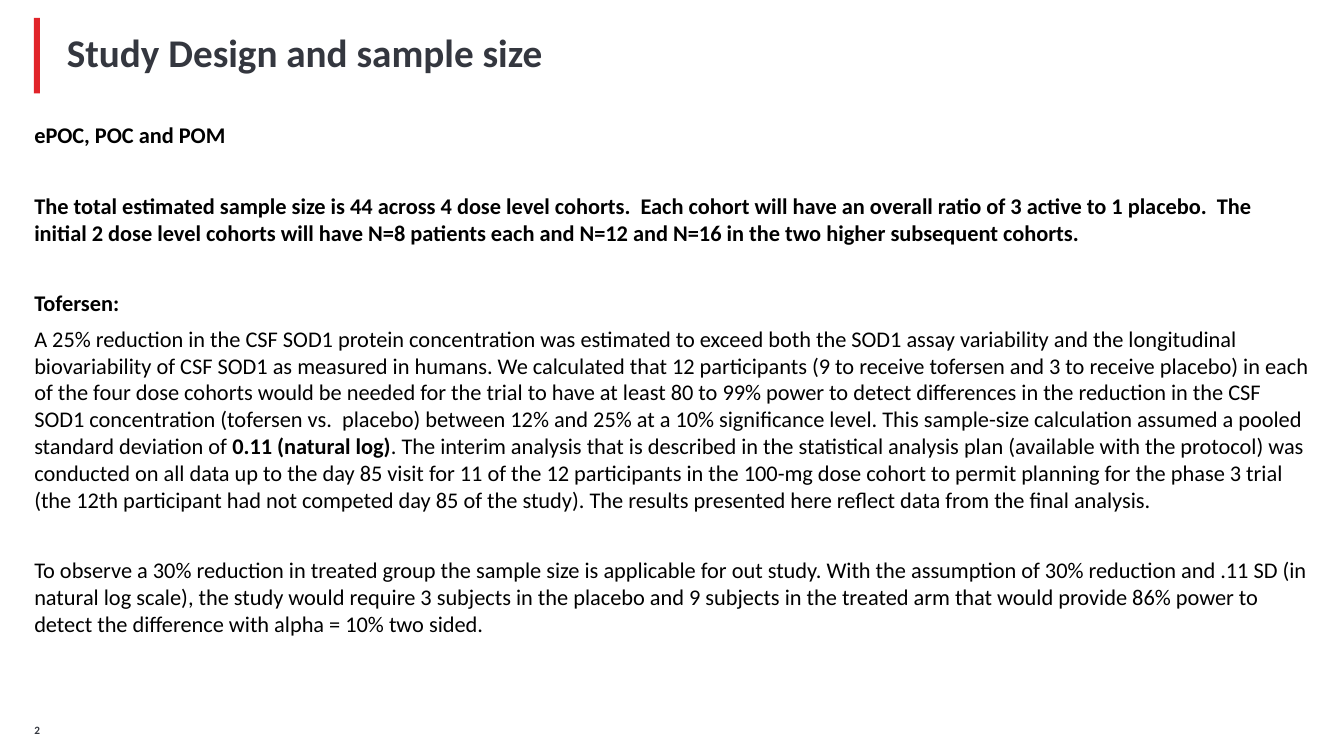
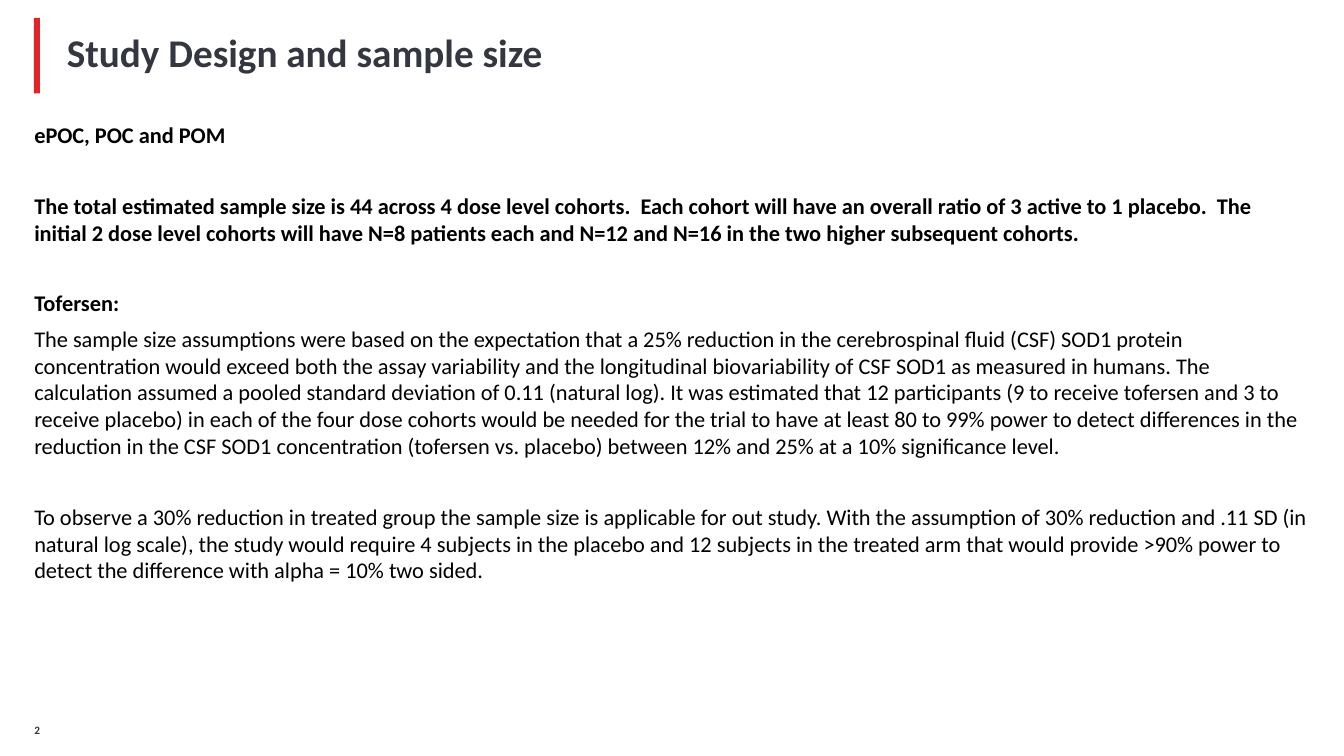
Before and after one commit to YushufSharker/ALS, a slide deck: slide 3 of OutputDocuments/ALS_Slide_deck_STAT.pptx. Drawn at 1344x756 pixels with LibreOffice and Linux fonts; fonts in the diff are those of the drawing; background and template pictures are left out. Boxes give left, top, right and bottom in pixels: in the first picture for what was removed or moved away, otherwise in the second. Text is boxed around its words. In the diff, an @@ line names an element or a change of style, - is before the commit and + after.

Commit message:
Updates in the file
GNG drafted, Sample size justified, slides updated accordingly

```diff
--- a/OutputDocuments/ALS_Slide_deck_STAT.pptx
+++ b/OutputDocuments/ALS_Slide_deck_STAT.pptx
@@ text at bbox=[34, 331, 1307, 582]: text changed @@
-A 25% reduction in the CSF SOD1 protein concentration was estimated to exceed both the SOD1 assay variability and the longitudinal biovariability of CSF SOD1 as measured in humans. We calculated that 12 participants (9 to receive tofersen and 3 to receive placebo) in each of the four dose cohorts would be needed for the trial to have at least 80 to 99% power to detect differences in the reduction in the CSF SOD1 concentration (tofersen vs. placebo) between 12% and 25% at a 10% significance level. This sample-size calculation assumed a pooled standard deviation of 0.11 (natural log). The interim analysis that is described in the statistical analysis plan (available with the protocol) was conducted on all data up to the day 85 visit for 11 of the 12 participants in the 100-mg dose cohort to permit planning for the phase 3 trial (the 12th participant had not competed day 85 of the study). The results presented here reflect data from the final analysis.
-To observe a 30% reduction in treated group the sample size is applicable for out study. With the assumption of 30% reduction and .11 SD (in natural log scale), the study would require 3 subjects in the placebo and 9 subjects in the treated arm that would provide 86% power to detect the difference with alpha = 10% two sided.
+The sample size assumptions were based on the expectation that a 25% reduction in the cerebrospinal fluid (CSF) SOD1 protein concentration would exceed both the assay variability and the longitudinal biovariability of CSF SOD1 as measured in humans. The calculation assumed a pooled standard deviation of 0.11 (natural log). It was estimated that 12 participants (9 to receive tofersen and 3 to receive placebo) in each of the four dose cohorts would be needed for the trial to have at least 80 to 99% power to detect differences in the reduction in the CSF SOD1 concentration (tofersen vs. placebo) between 12% and 25% at a 10% significance level.
+To observe a 30% reduction in treated group the sample size is applicable for out study. With the assumption of 30% reduction and .11 SD (in natural log scale), the study would require 4 subjects in the placebo and 12 subjects in the treated arm that would provide >90% power to detect the difference with alpha = 10% two sided.
```
Also in this commit, not shown: 1 other file.
